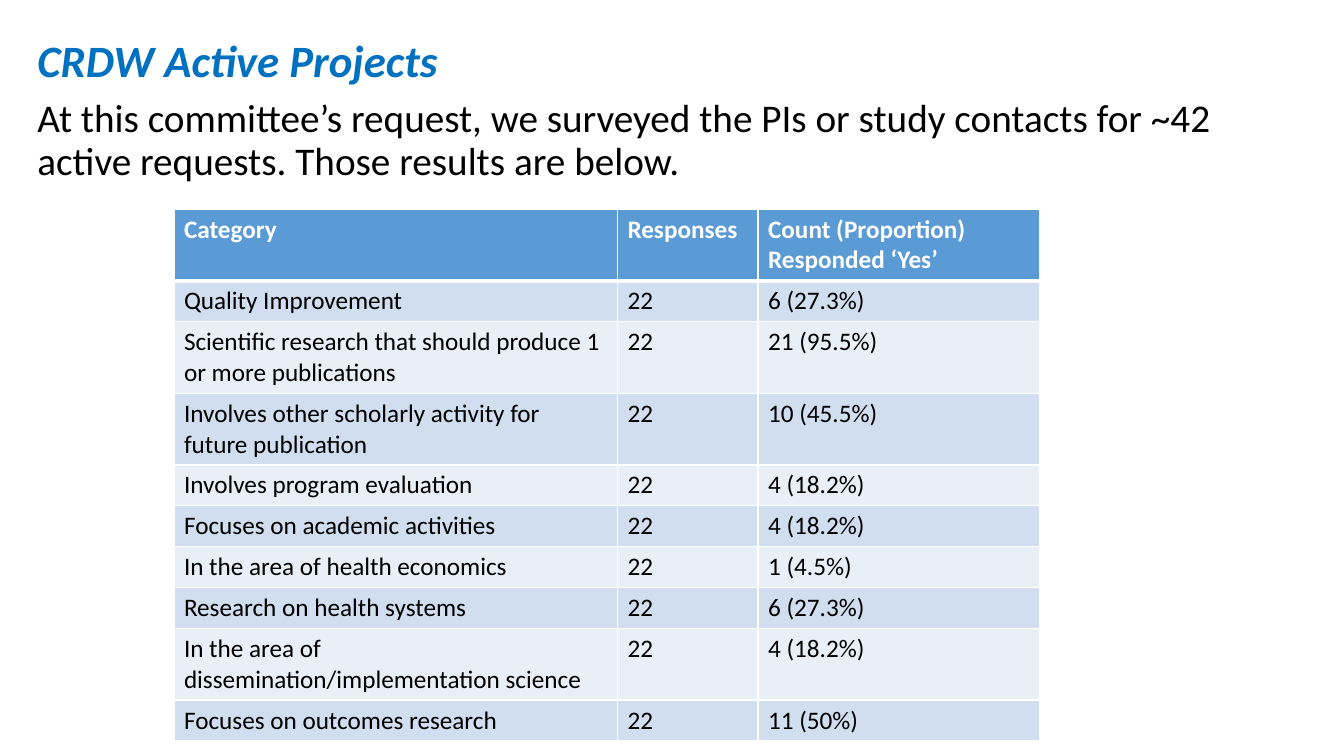
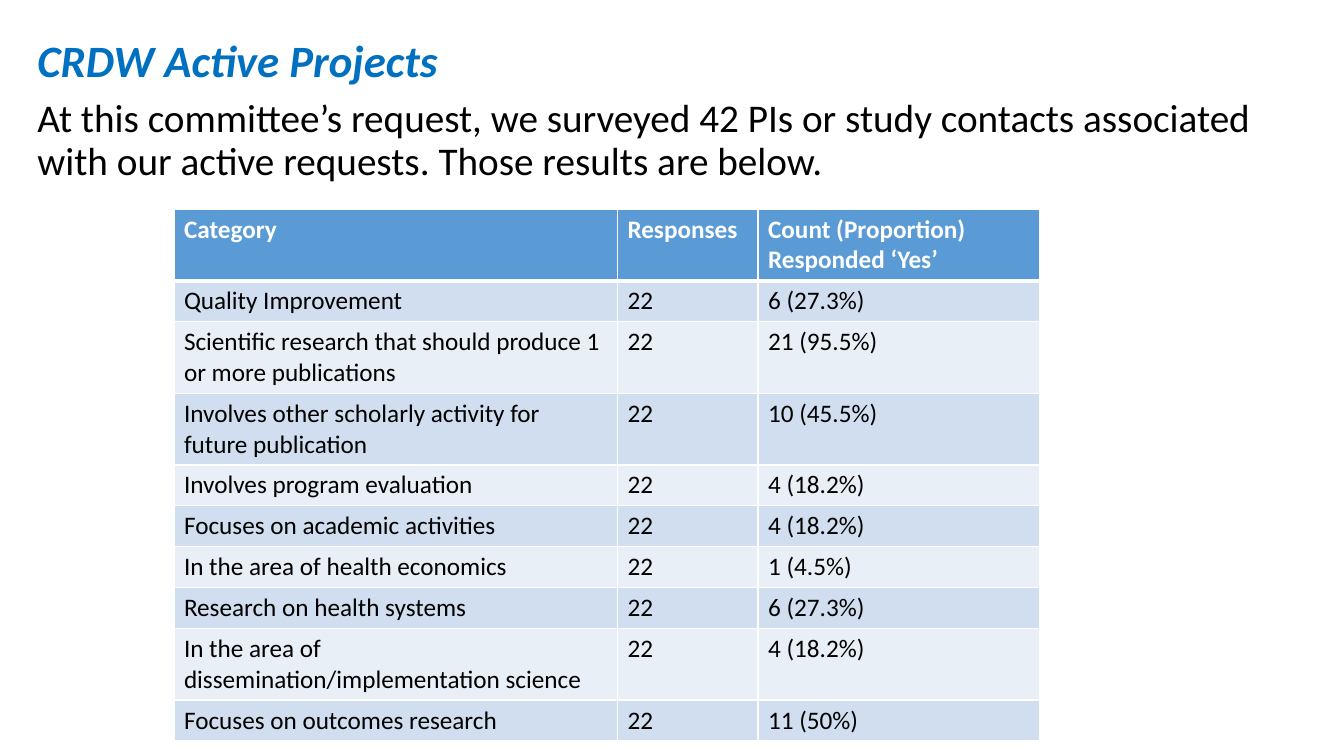
Before and after one commit to OuhscBbmc/prairie-outpost-public, a slide deck: slide 10 of publications/presentation-2021-03-aac/crdw-2021-03.pptx. Drawn at 1344x756 pixels with LibreOffice and Linux fonts; fonts in the diff are those of the drawing. Boxes give left, top, right and bottom in pixels: in the first picture for what was removed or moved away, otherwise in the second. Text is boxed around its words. In the diff, an @@ line names an element or a change of style, - is before the commit and + after.

```diff
--- a/publications/presentation-2021-03-aac/crdw-2021-03.pptx
+++ b/publications/presentation-2021-03-aac/crdw-2021-03.pptx
@@ text at [37, 104, 1250, 182]: text changed @@
-At this committee’s request, we surveyed the PIs or study contacts for ~42 active requests. Those results are below.
+At this committee’s request, we surveyed 42 PIs or study contacts associated with our active requests. Those results are below.
```
Also in this commit, not shown: 16 other slides changed, 3 slides added.
